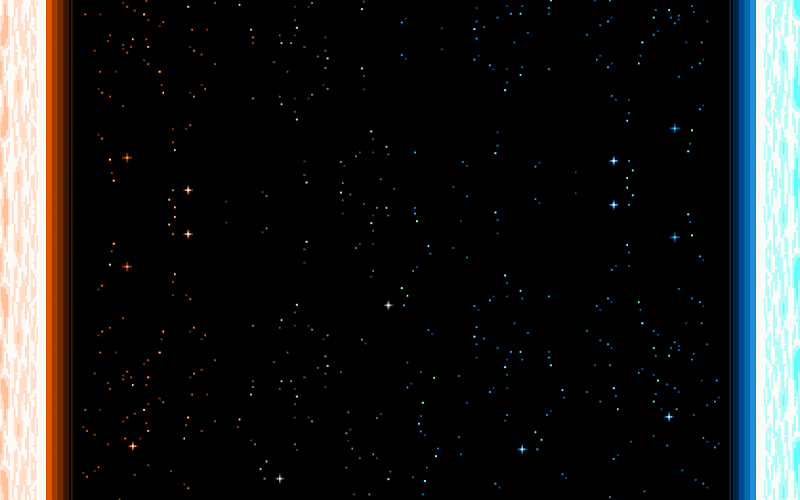
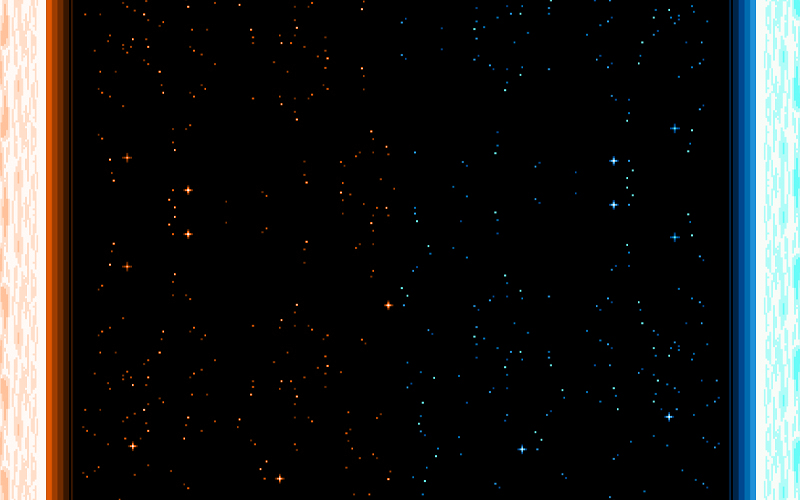
Revision of a layered 800 x 500 image; what changed, layer by layer:
removed layer "Layer 2" over (46, 0, 400, 500)
added layer "Layer 1" (color) above "Layer 0" over (46, 0, 400, 500)
added layer "Layer 0" over (46, 0, 400, 500)
